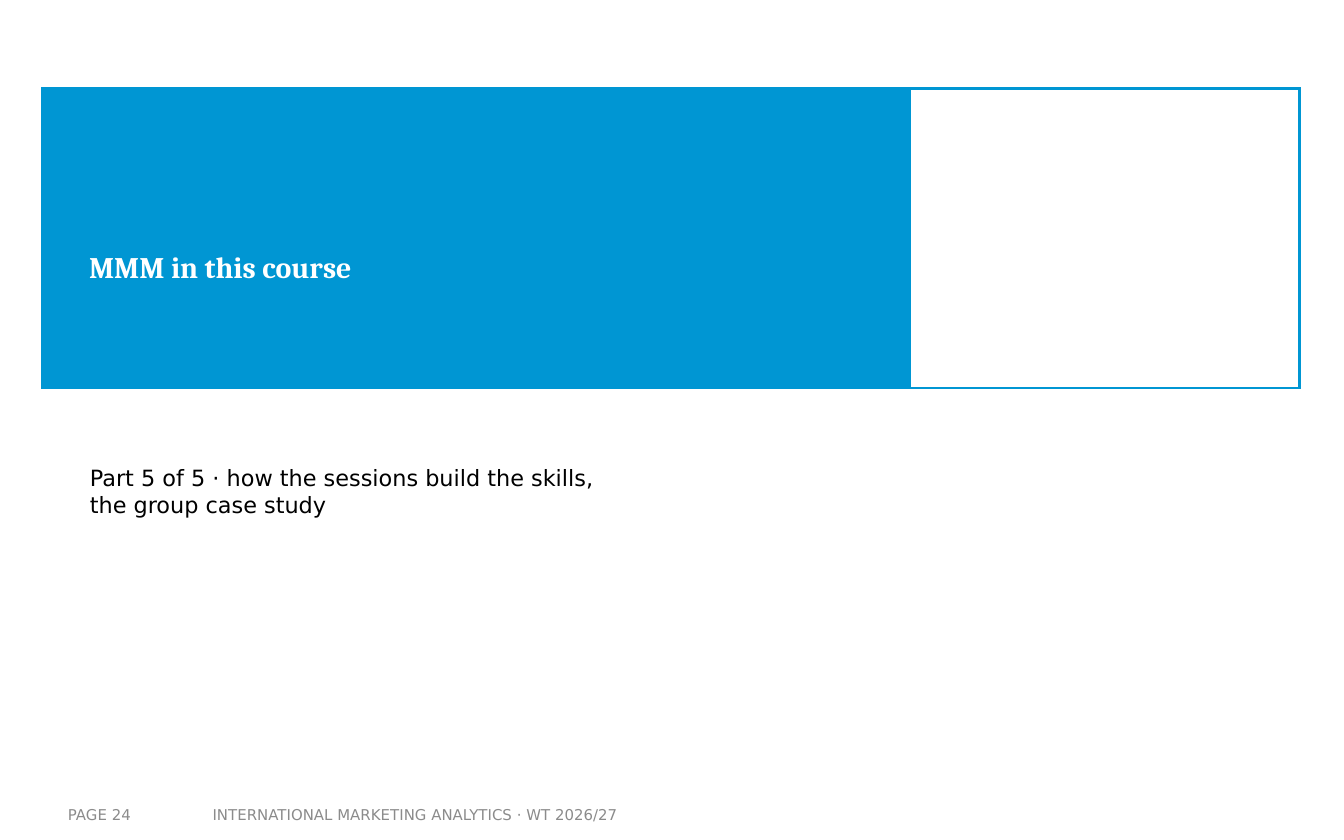
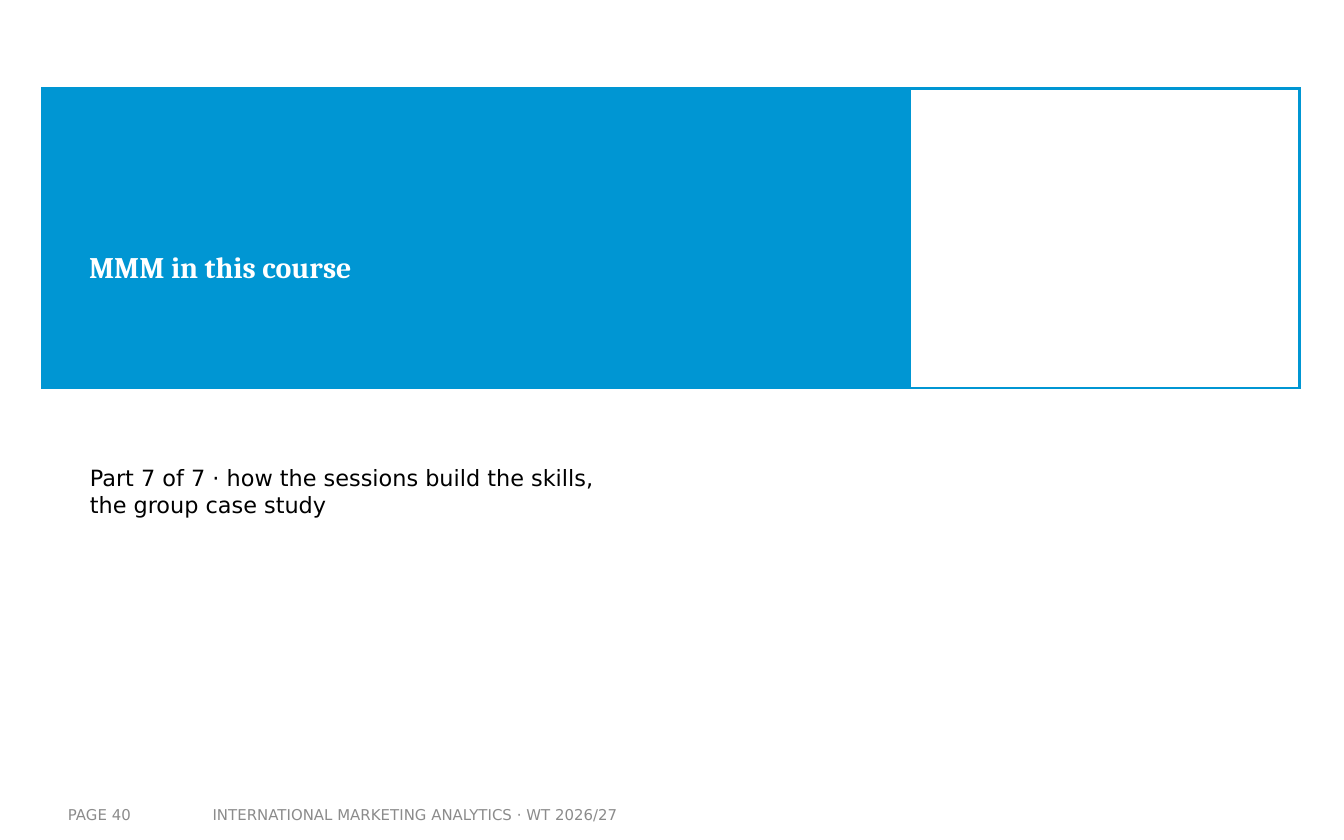
Before and after one commit to arnefloh-wu/International-Marketing-Analytics, a slide deck: slide 40 of slides/02a_intro-to-mmm_WT26-27.pptx (slide 24 before the commit). Drawn at 1344x840 pixels with LibreOffice and Linux fonts; fonts in the diff are those of the drawing; background and template pictures are left out. Boxes give left, top, right and bottom in pixels: in the first picture for what was removed or moved away, otherwise in the second. Text is boxed around its words. In the diff, an @@ line names an element or a change of style, - is before the commit and + after.

```diff
--- a/slides/02a_intro-to-mmm_WT26-27.pptx
+++ b/slides/02a_intro-to-mmm_WT26-27.pptx
@@ text at bbox=[90, 469, 593, 518]: text changed @@
-Part 5 of 5 · how the sessions build the skills, the group case study
+Part 7 of 7 · how the sessions build the skills, the group case study
@@ page number at bbox=[68, 809, 131, 820]: text changed @@
-PAGE 24
+PAGE 40
```
Also in this commit, not shown: 5 other slides changed, 16 slides added, 25 other files.
